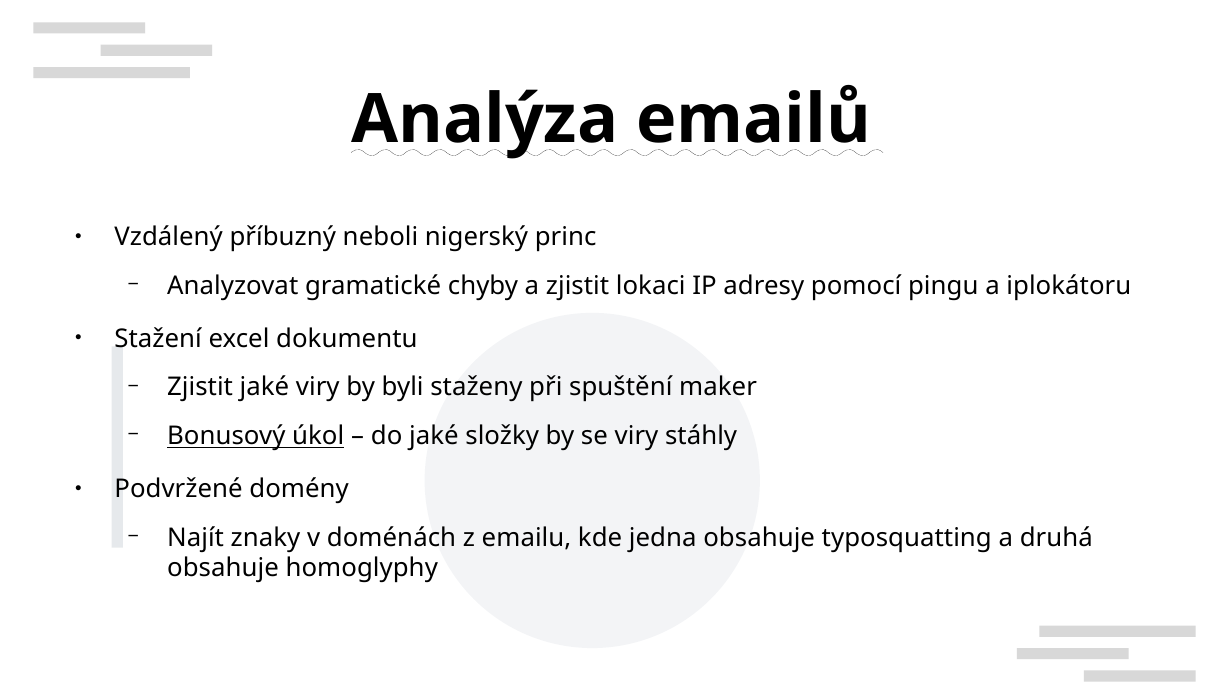
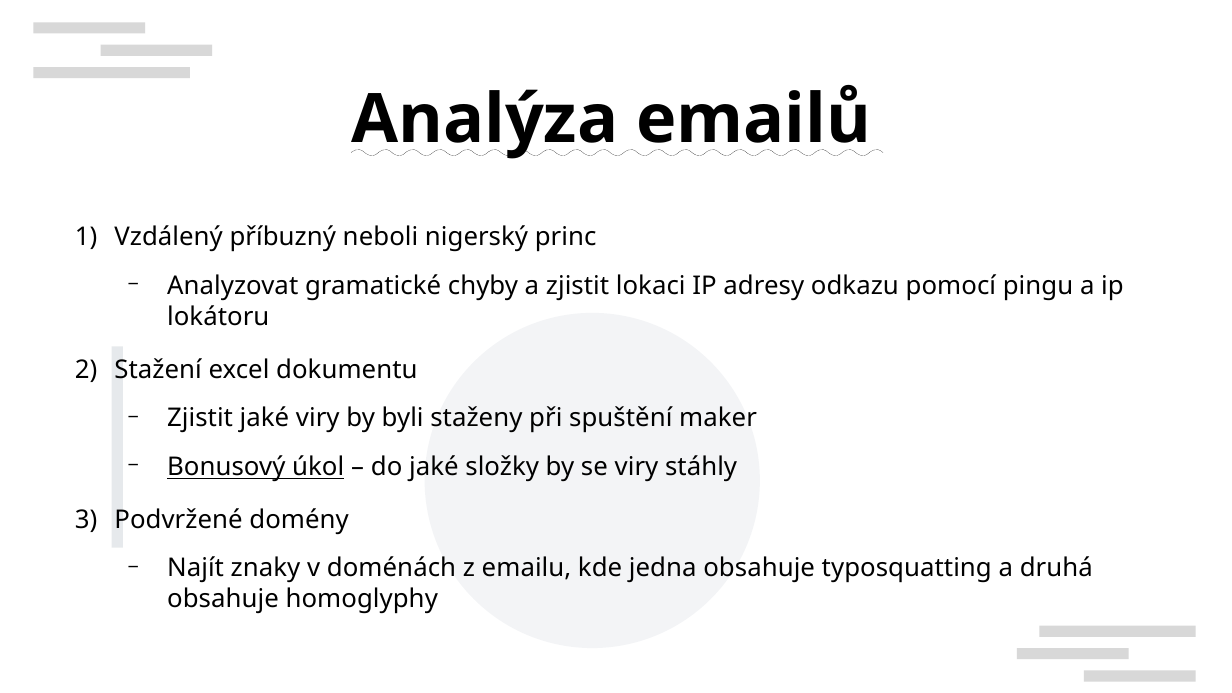
Before and after one commit to theFivehead/CTF-interaktivni-osveta, a slide deck: slide 6 of prezentace.odp (slide 5 before the commit). Drawn at 1232x693 pixels with LibreOffice and Linux fonts; fonts in the diff are those of the drawing; background and template pictures are left out. Boxes give left, top, right and bottom in pixels: in the first picture for what was removed or moved away, otherwise in the second. Text is boxed around its words. In the diff, an @@ line names an element or a change of style, - is before the commit and + after.

```diff
--- a/prezentace.odp
+++ b/prezentace.odp
@@ text at bbox=[114, 225, 597, 535]: bullet ● to 1) @@
@@ text at bbox=[167, 274, 1124, 326]: text changed @@
-  − Analyzovat gramatické chyby a zjistit lokaci IP adresy pomocí pingu a iplokátoru
+  − Analyzovat gramatické chyby a zjistit lokaci IP adresy odkazu pomocí pingu a ip lokátoru
```
Also in this commit, not shown: 4 other slides changed, 2 slides added, 1 slide removed, 2 other files.
